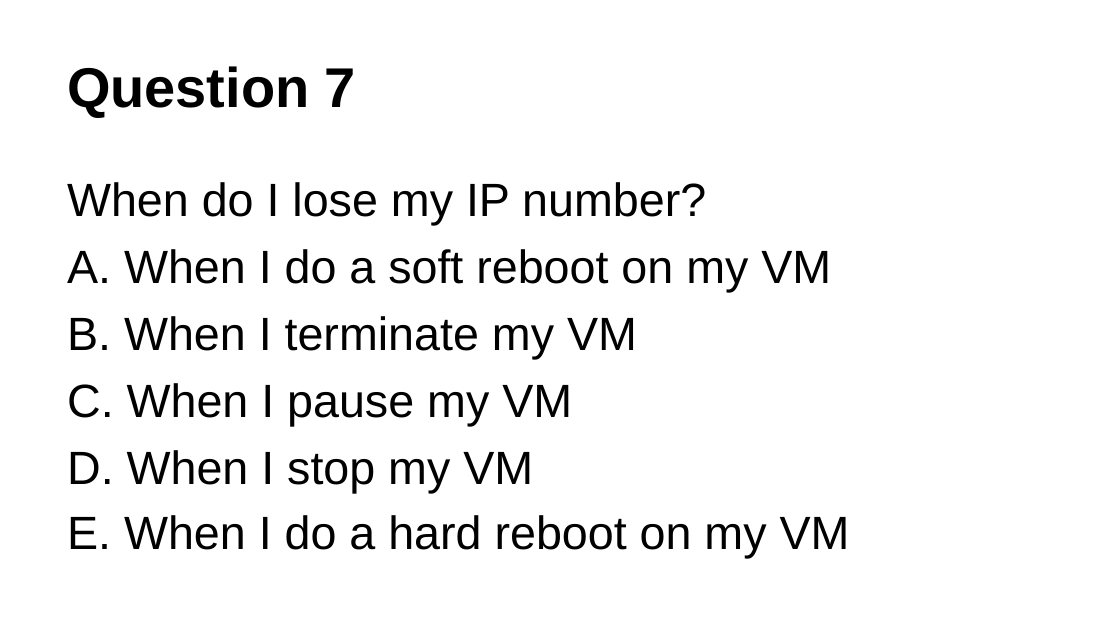
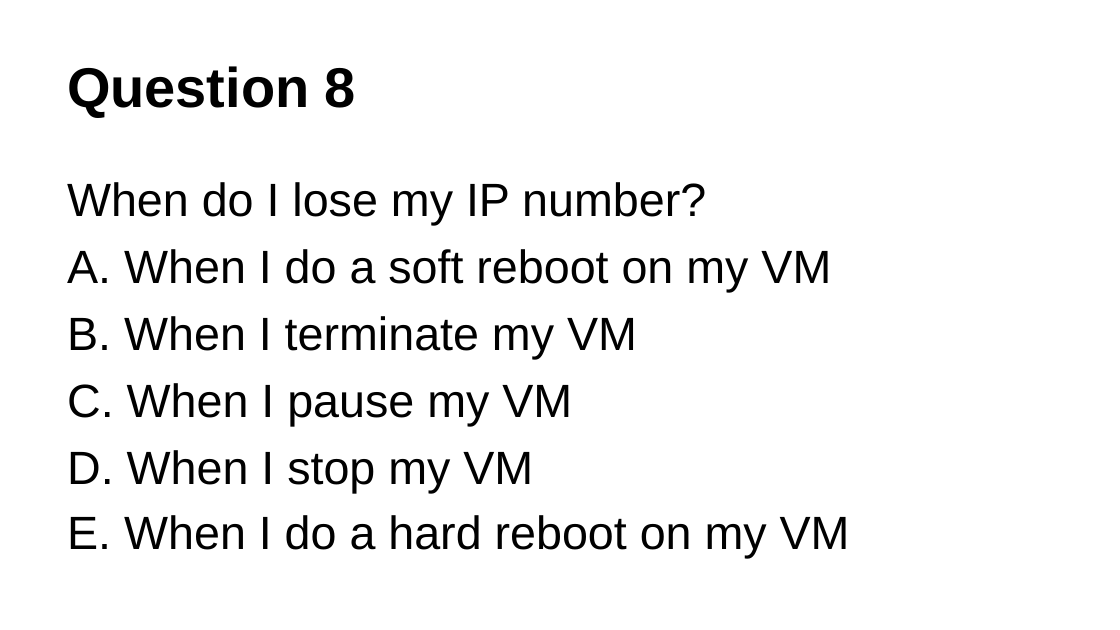
Before and after one commit to resbaz/nectar-cloud-lessons, a slide deck: slide 9 of Lessons/Lesson_I/Lesson_I_Questions.pptx (slide 8 before the commit). Drawn at 1120x630 pixels with LibreOffice and Linux fonts; fonts in the diff are those of the drawing. Boxes give left, top, right and bottom in pixels: in the first picture for what was removed or moved away, otherwise in the second. Text is boxed around its words. In the diff, an @@ line names an element or a change of style, - is before the commit and + after.

Commit message:
Updated with new questions

```diff
--- a/Lessons/Lesson_I/Lesson_I_Questions.pptx
+++ b/Lessons/Lesson_I/Lesson_I_Questions.pptx
@@ text at [67,66,356,117]: text changed @@
-Question 7
+Question 8
```
Also in this commit, not shown: 6 other slides changed, 1 slide added, 1 other file.
